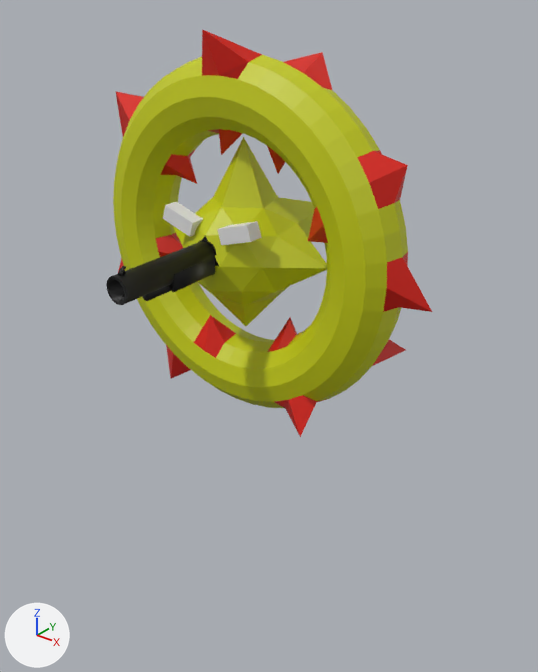
The FBX model Assets/Models/RangedEnemy.fbx, before and after one commit.
Camera for both pictures: a 50 mm lens placed at (3.25, -3.8, 3.3), pointed at (0.01, 0.26, 0.78). Every picture has the same lights, and +X, +Y and +Z are marked at lower left. The older version comes first. Vertices at exactly the same position are counted once.

In view in the first picture: 'RangedEnemy'.
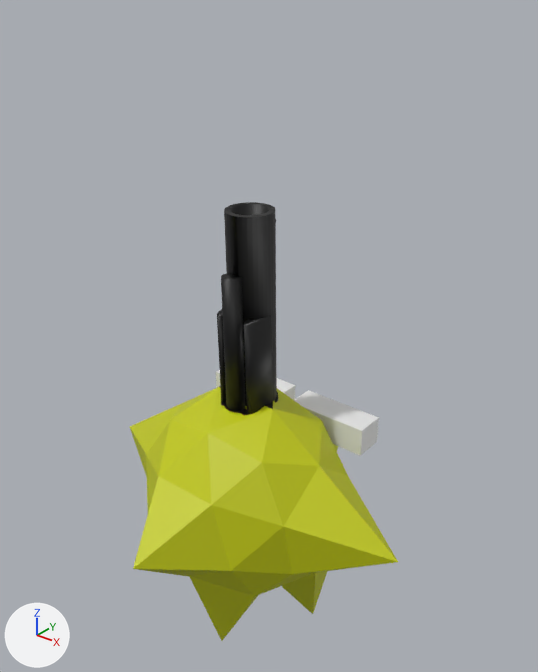
Diff of the bpy script that builds the scene:
```diff
--- a/Assets/Models/RangedEnemy.fbx.py
+++ b/Assets/Models/RangedEnemy.fbx.py
@@ me_ico球 @@
 # used by ob_rangedenemy; location = (0.0, 0.0, 0.0); rotation_euler = (1.571, 0.0, 0.0), in degrees (90, 0, 0); scale = (0.01, 0.01, 0.01)
-me_ico球.from_pydata(...)  # 1478 vertices, 1328 faces; spans x -131.0..143.0, y 36.0..301.0, z -74.0..118.0
+me_ico球.from_pydata(...)  # 886 vertices, 740 faces; spans x -1.0..1.0, y -1.0..1.0, z -2.0..2.0
+# me_ico球 part 1: the loose piece of 42 vertices spanning x -72.0..72.0, y 96.0..234.0, z -74.0..42.0 is scaled about its middle by 0.0197, then moved by (0.0, -165.0, 15.0)
+# me_ico球 part 2: the loose piece of 64 vertices spanning x -3.0..4.0, y 148.0..157.0, z 40.0..95.0 is scaled about its middle by 0.0197, then moved by (0.0, -153.0, -67.0)
+# me_ico球 part 3: the loose piece of 64 vertices spanning x 5.0..10.0, y 150.0..167.0, z 35.0..79.0 is scaled about its middle by 0.0197, then moved by (-8.0, -159.0, -57.0)
+# me_ico球 part 4: the loose piece of 64 vertices spanning x -9.0..-4.0, y 151.0..167.0, z 35.0..79.0 is scaled about its middle by 0.0197, then moved by (6.0, -159.0, -56.0)
+# me_ico球 part 5: the loose piece of 24 vertices spanning x 0.0..2.0, y 170.0..176.0, z 110.0..115.0 is scaled about its middle by 0.0197, then moved by (-1.0, -173.0, -111.0)
+# me_ico球 part 6: the loose piece of 64 vertices spanning x -10.0..12.0, y 149.0..174.0, z 30.0..41.0 is scaled about its middle by 0.0197, then moved by (-1.0, -161.0, -35.0)
+# me_ico球 part 7: the loose piece of 128 vertices spanning x -8.0..10.0, y 153.0..172.0, z 41.0..118.0 is scaled about its middle by 0.0197, then moved by (-1.0, -163.0, -78.0)
+# me_ico球 part 8: the loose piece of 576 vertices spanning x -131.0..143.0, y 36.0..301.0, z -27.0..34.0 is deleted
+# me_ico球 part 9: the loose piece of 8 vertices spanning x 11.0..39.0, y 172.0..190.0, z 30.0..40.0 is deleted
+# me_ico球 part 10: the loose piece of 8 vertices spanning x -39.0..-11.0, y 172.0..190.0, z 30.0..40.0 is deleted
+# other edits to the shape of me_ico球 do not show in these pictures
 me_ico球.materials.append(mat_マテリアル)
-me_ico球.materials.append(mat_マテリアル_001)  # red #de1700
-me_ico球.materials.append(mat_マテリアル_002)  # white #e7e7e7
 me_ico球.materials.append(mat_マテリアル_003)
@@ ob_rangedenemy @@
 ob_rangedenemy.location = (0.0, 0.0, 0.0)
-ob_rangedenemy.rotation_euler = (1.571, 0.0, 0.0)  # degrees (90, 0, 0)
-ob_rangedenemy.scale = (0.01, 0.01, 0.01)
```

What differs and where, as boxes (x1, y1, x2, y2) in the pictures (538 x 672 px; the box of a moved part takes in the faces that stretch with it):
'RangedEnemy', reshaped, turned, rescaled
    before: (106, 29, 432, 437)
    after: (130, 202, 398, 641)
'立方体', now drawn
    after: (216, 370, 379, 456)
part 1 of me_ico球, moved or reshaped
    before: (173, 137, 327, 326)
    after: (130, 387, 398, 641)
part 2 of me_ico球, moved or reshaped (mostly hidden before)
    before: (142, 285, 171, 301)
    after: (221, 273, 246, 411)
part 3 of me_ico球, moved or reshaped
    before: (170, 256, 215, 293)
    after: (243, 315, 273, 414)
part 4 of me_ico球, moved or reshaped (not visible before)
    after: (217, 309, 226, 403)
part 5 of me_ico球, moved or reshaped (not visible afterwards)
    before: (118, 266, 126, 276)
part 6 of me_ico球, moved or reshaped
    before: (199, 240, 216, 275)
    after: (221, 392, 278, 416)
part 7 of me_ico球, moved or reshaped
    before: (106, 241, 215, 305)
    after: (224, 202, 277, 406)
part 8 of me_ico球, deleted
    before: (113, 29, 432, 437)
part 9 of me_ico球, deleted
    before: (217, 221, 262, 245)
part 10 of me_ico球, deleted
    before: (163, 202, 203, 237)
